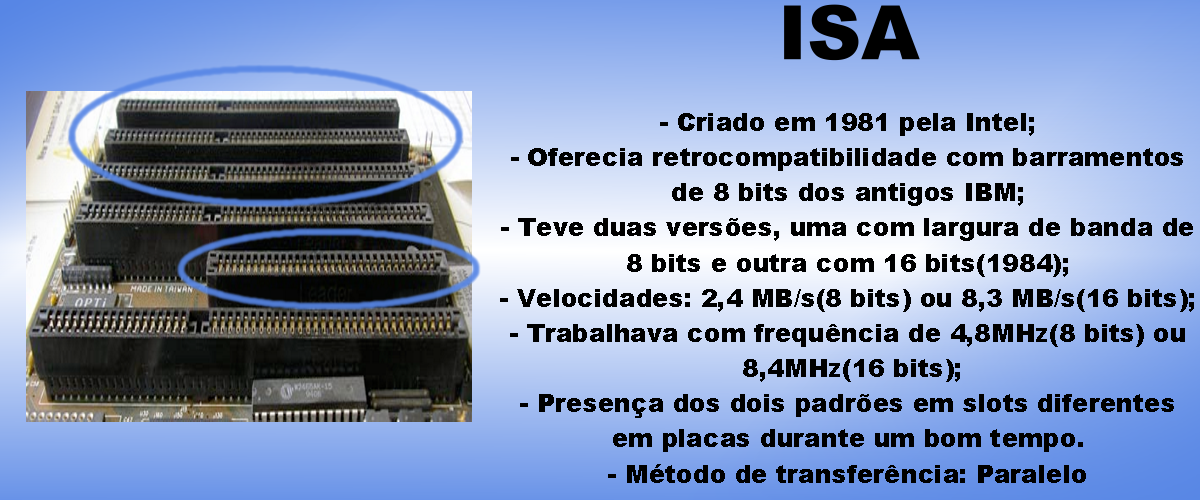
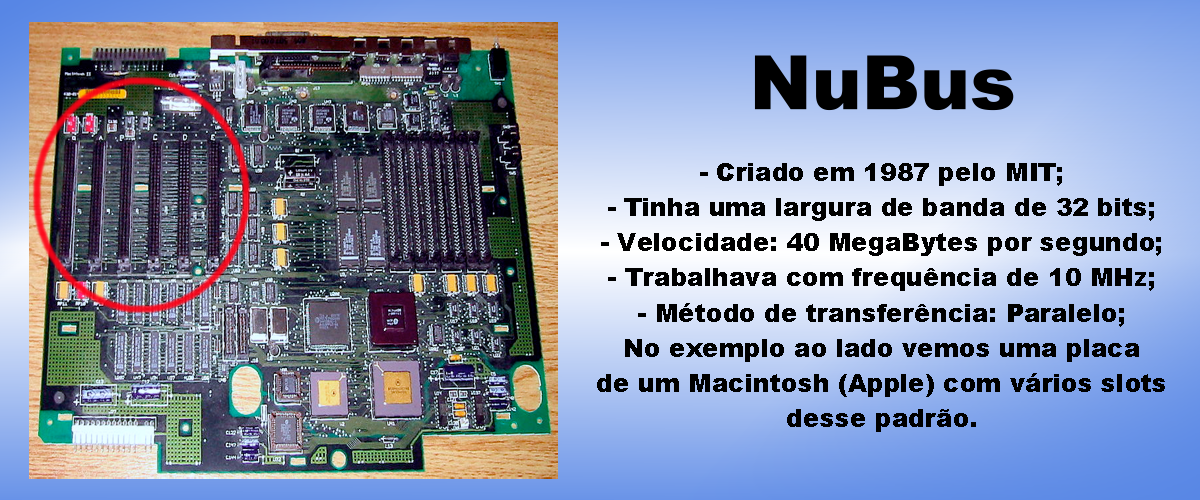
Layers edited between the first and the second w=1200, h=500 image:
renamed "Layer 2(pasted)" to "Layer 5(pasted)", painted on it over [26, 22, 576, 479]
